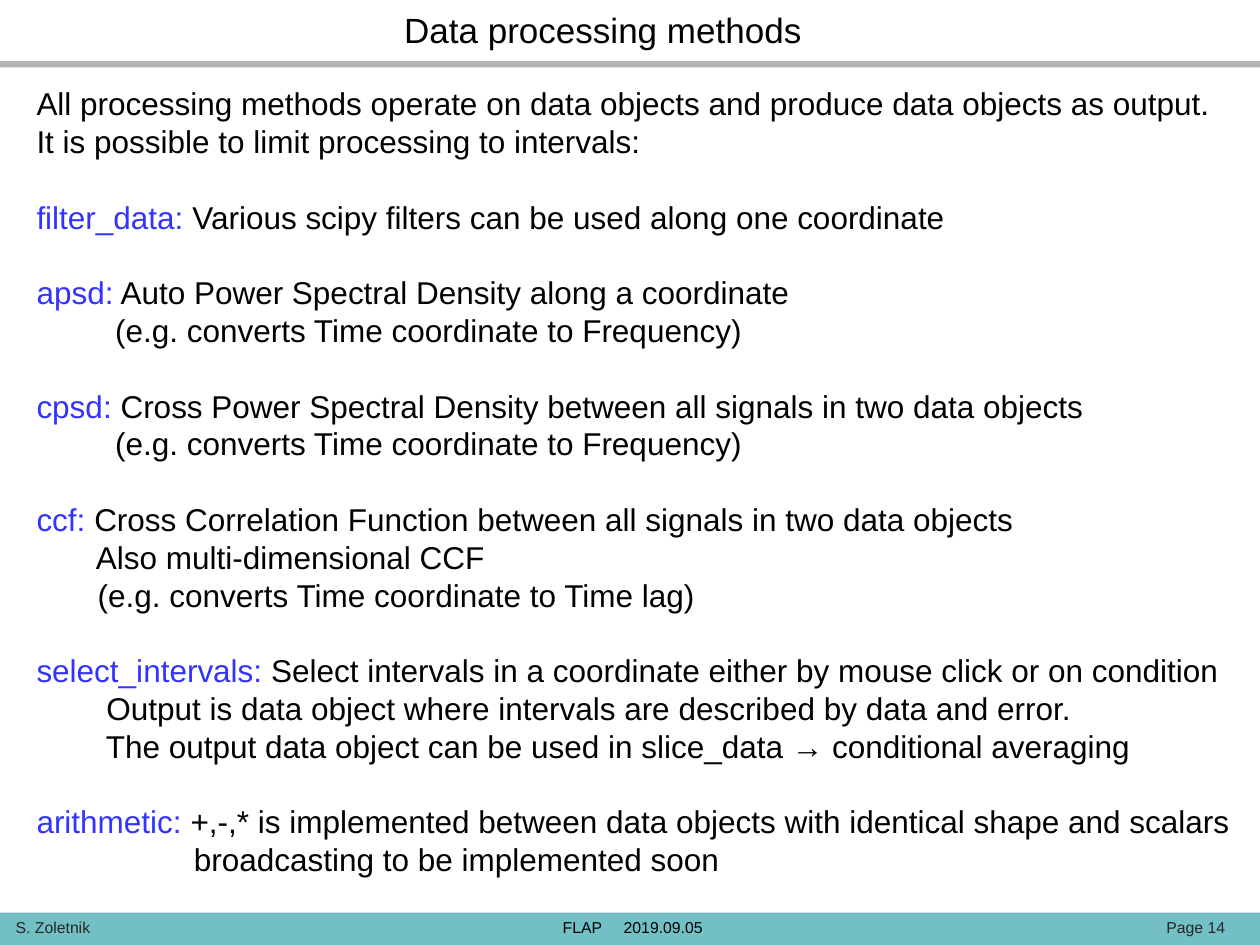
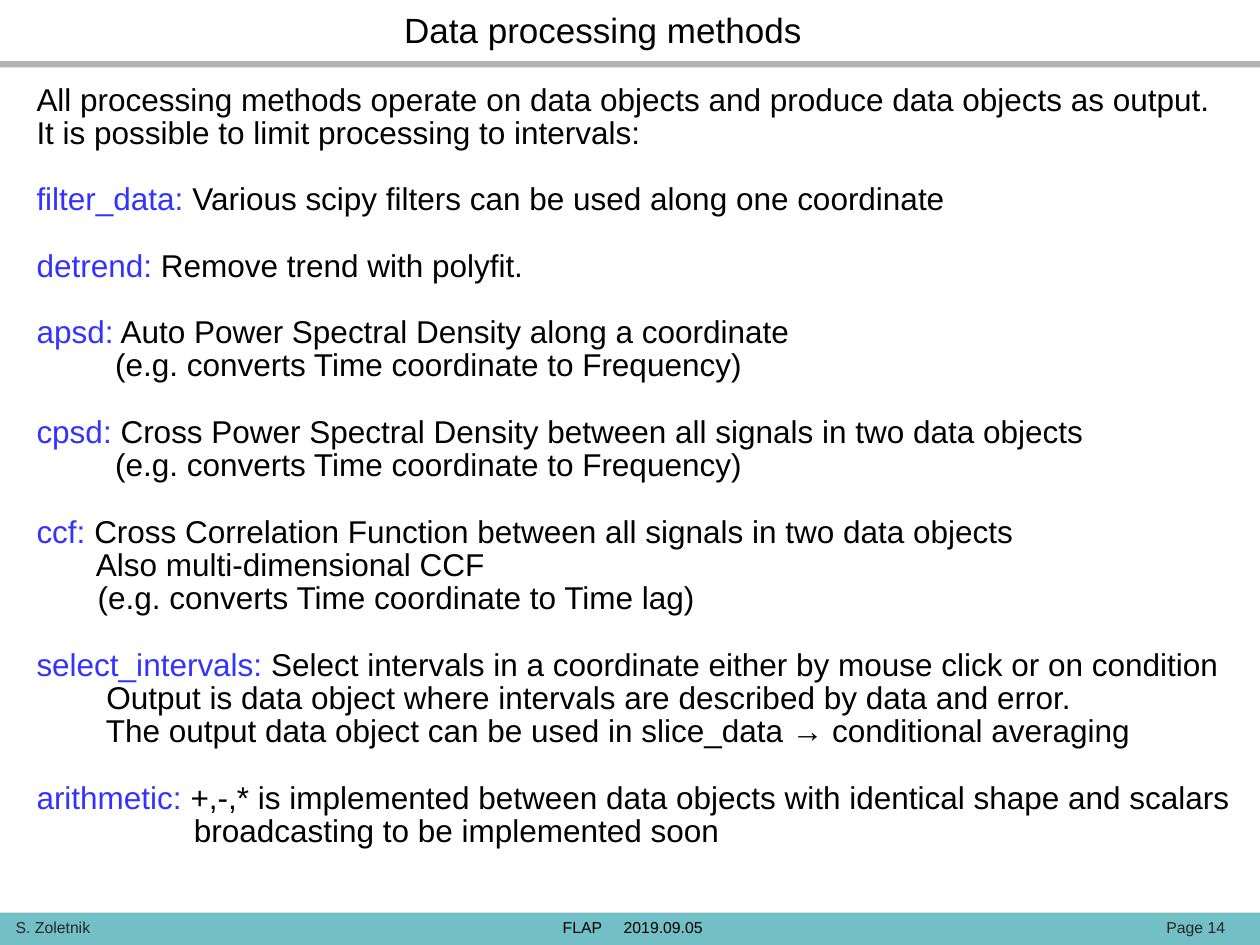
Before and after one commit to fusion-flap/flap, a slide deck: slide 14 of docs/FLAP_presentation_190905.pptx. Drawn at 1260x945 pixels with LibreOffice and Linux fonts; fonts in the diff are those of the drawing; background and template pictures are left out. Boxes give left, top, right and bottom in pixels: in the first picture for what was removed or moved away, otherwise in the second. Text is boxed around its words. In the diff, an @@ line names an element or a change of style, - is before the commit and + after.

Commit message:
Small bugfix in trend removal

```diff
--- a/docs/FLAP_presentation_190905.pptx
+++ b/docs/FLAP_presentation_190905.pptx
@@ text at (x1=37, y1=88, x2=1229, y2=848): line spacing 1 to 19pt @@
@@ text at (x1=37, y1=254, x2=523, y2=283): paragraph added @@
+detrend: Remove trend with polyfit.
```
Also in this commit, not shown: 6 other slides changed, 3 slides added, 2 other files.
